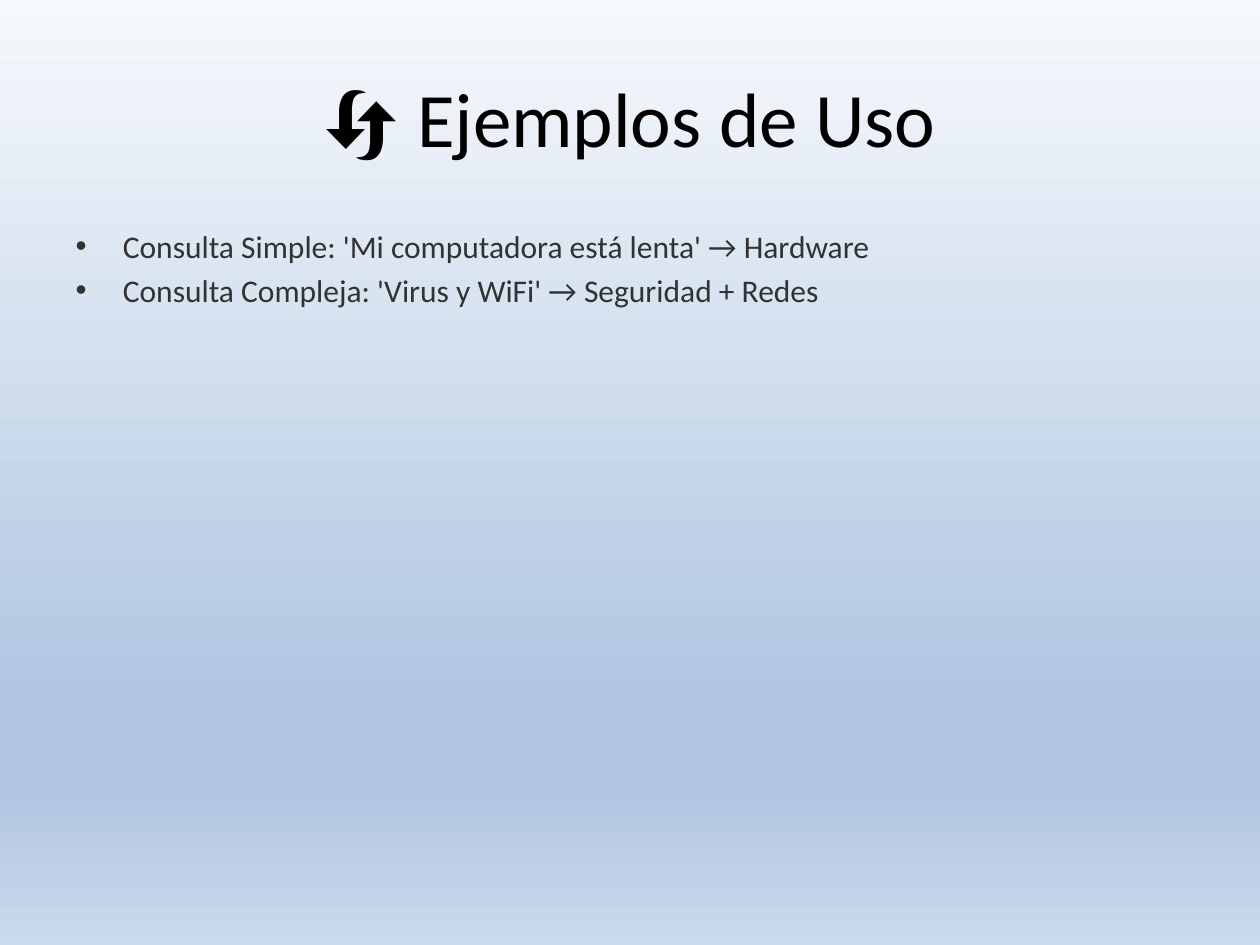
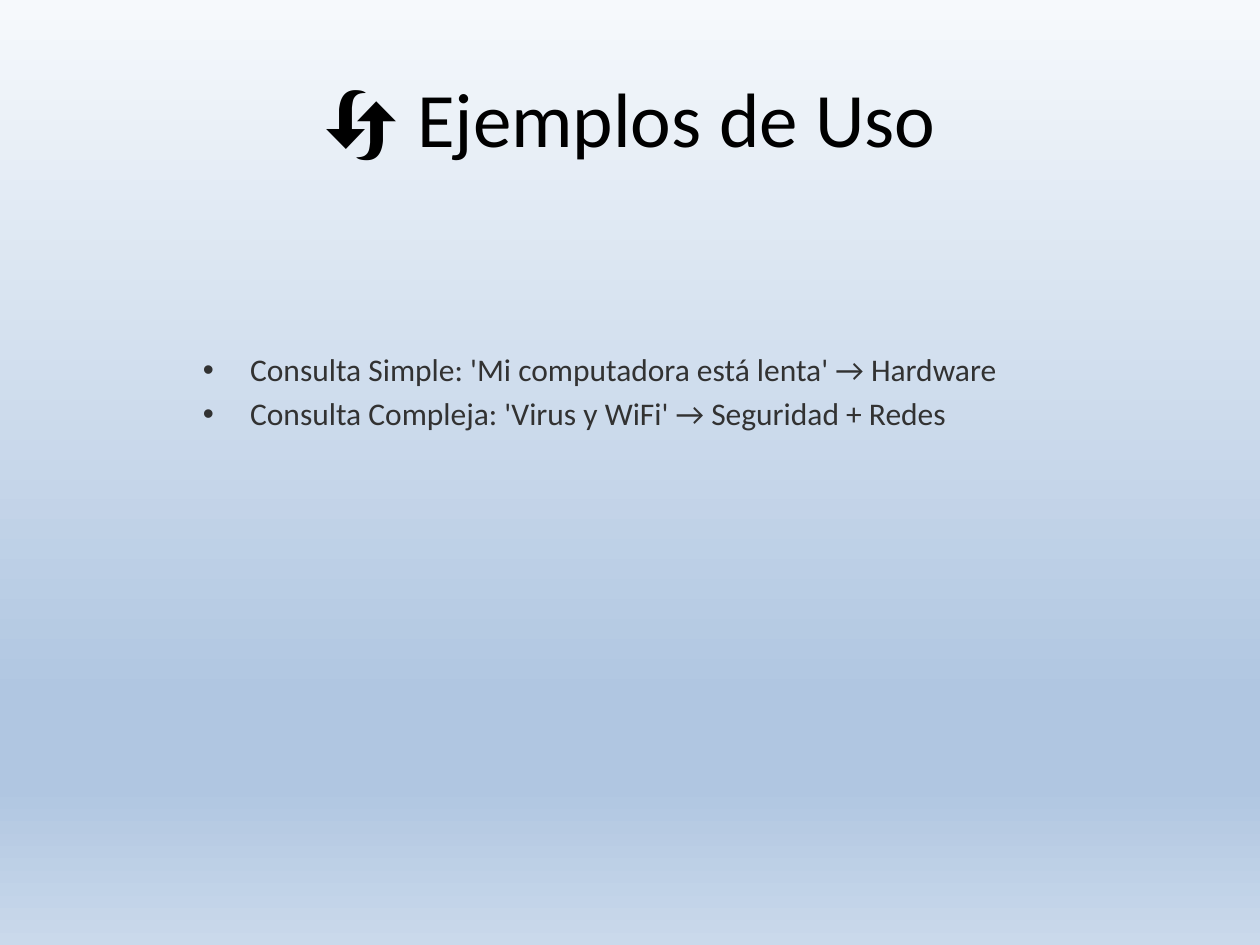
Before and after one commit to Alejandroduoc/pruebaIA, a slide deck: slide 11 of Sistema_MultiAgente_Orquestacion_Inteligente_.pptx. Drawn at 1260x945 pixels with LibreOffice and Linux fonts; fonts in the diff are those of the drawing. Boxes give left, top, right and bottom in pixels: in the first picture for what was removed or moved away, otherwise in the second. Text is boxed around its words. In the diff, an @@ line names an element or a change of style, - is before the commit and + after.

```diff
--- a/Sistema_MultiAgente_Orquestacion_Inteligente_.pptx
+++ b/Sistema_MultiAgente_Orquestacion_Inteligente_.pptx
@@ text "Consulta Simple: 'Mi computadora está ...": place and size @@
-text "Consulta Simple: 'Mi computadora está ..." at (123, 236, 869, 308)
+text "Consulta Simple: 'Mi computadora está ..." at (250, 359, 996, 431)
```
Also in this commit, not shown: 10 other slides changed, 1 slide removed, 1 other file.
